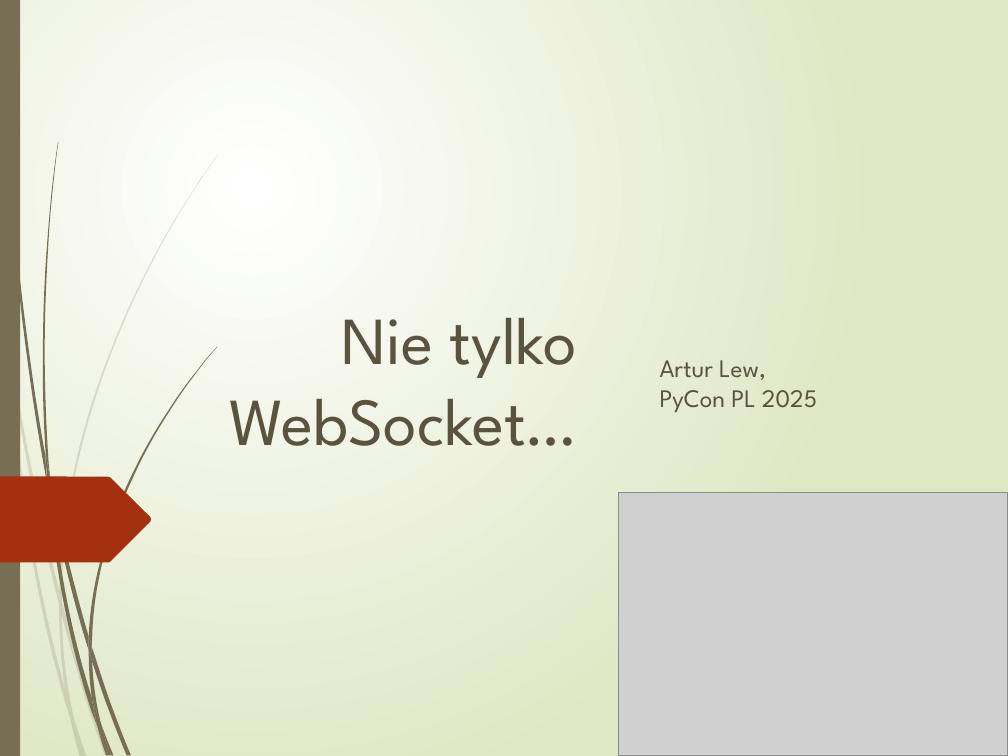
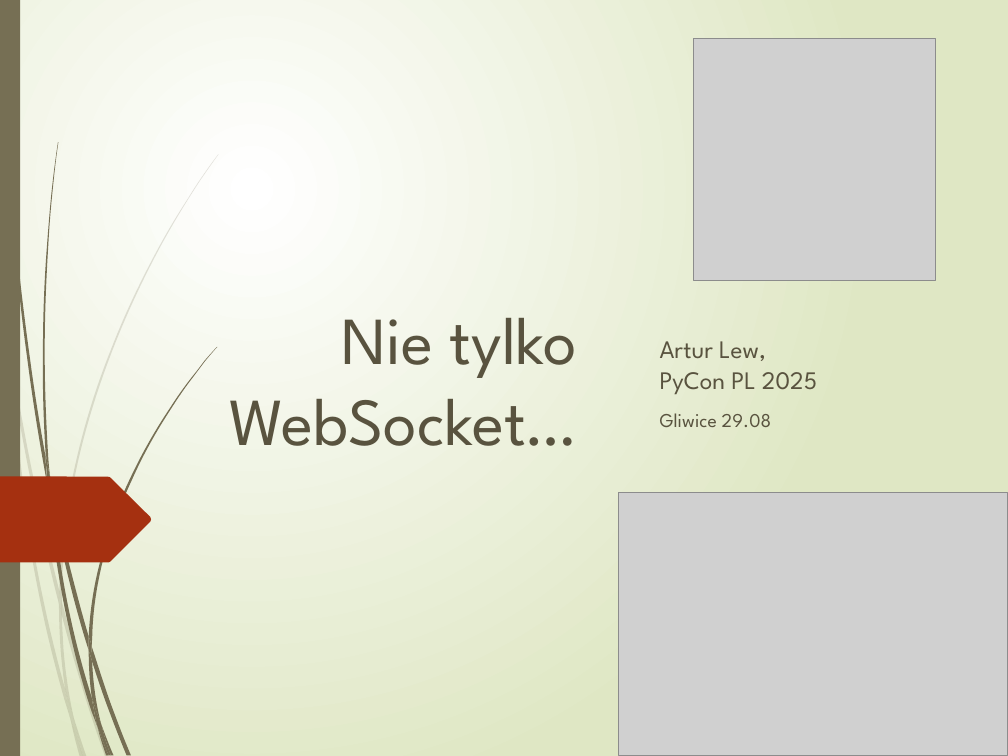
Before and after one commit to ArturLew/PyConPL2025, a slide deck: slide 1 of Nie tylko websocket/Nie tylko WebSocket.pptx. Drawn at 1008x756 pixels with LibreOffice and Linux fonts; fonts in the diff are those of the drawing; grey boxes stand for pictures. Boxes give left, top, right and bottom in pixels: in the first picture for what was removed or moved away, otherwise in the second. Text is boxed around its words. In the diff, an @@ line names an element or a change of style, - is before the commit and + after.

```diff
--- a/Nie tylko websocket/Nie tylko WebSocket.pptx
+++ b/Nie tylko websocket/Nie tylko WebSocket.pptx
@@ picture added at <box>694,39,935,281</box> @@
@@ subtitle at <box>660,413,772,427</box>: paragraph added @@
+Gliwice 29.08
```
Also in this commit, not shown: 22 other slides changed, 1 slide added, 1 slide removed, 19 other files.
